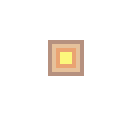
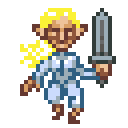
Two versions of the same layered image (128×128). Layer-by-layer changes:
added layer "elf-light" above "elf" over [20, 8, 116, 124]
hid "path" over [48, 40, 84, 76]
